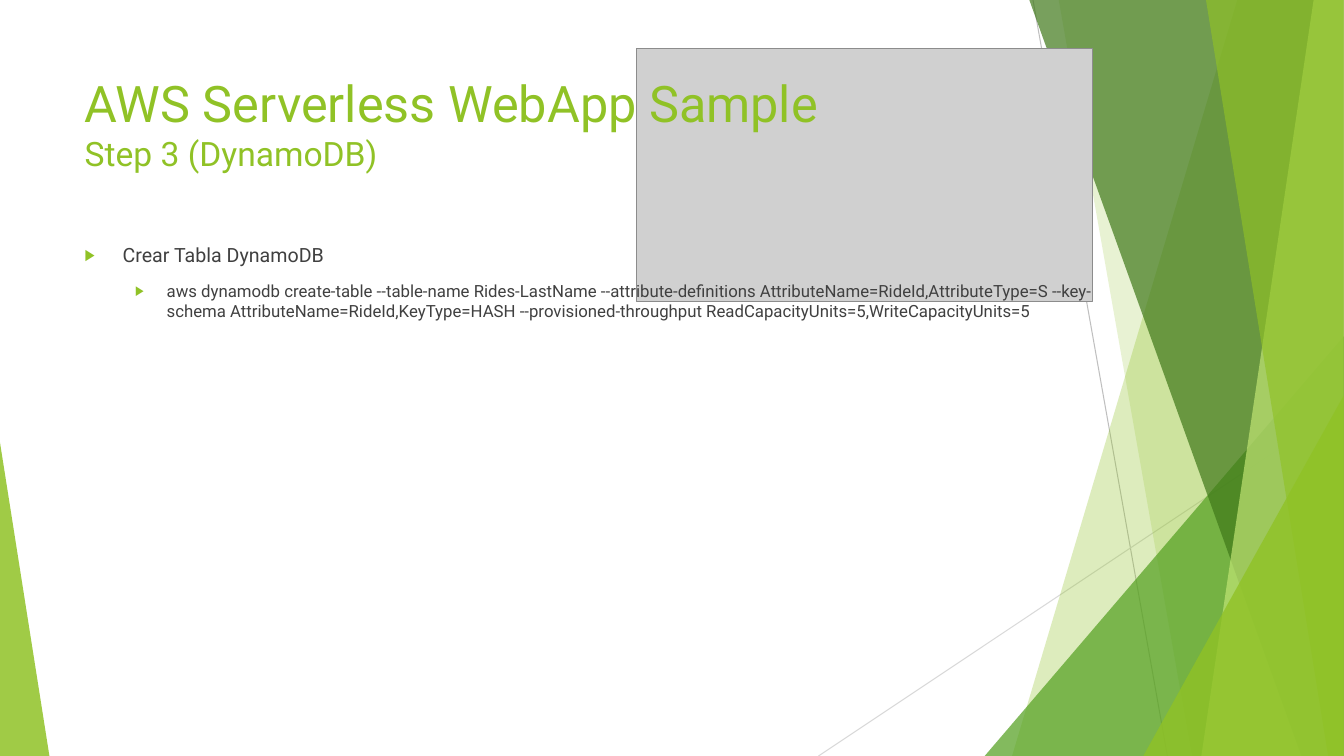
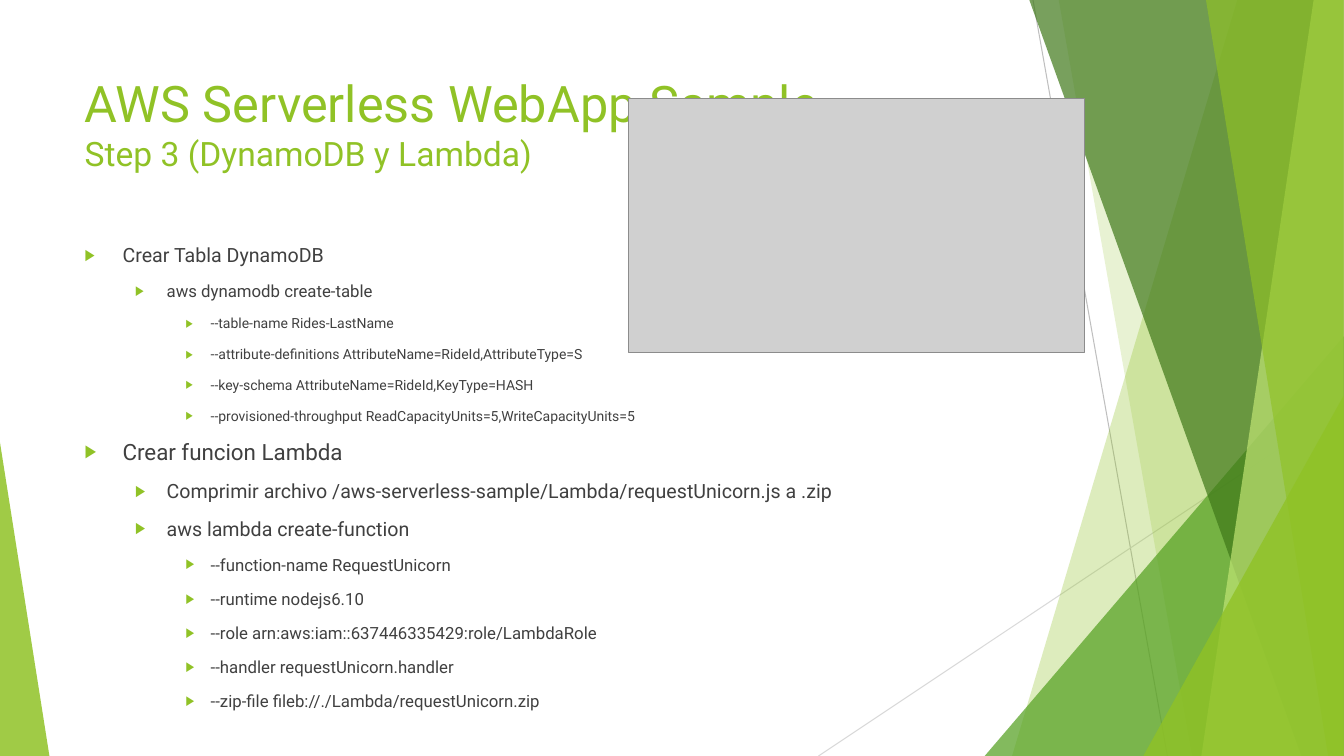
Before and after one commit to alanzam/AWS-Serverless, a slide deck: slide 24 of serverless.pptx. Drawn at 1344x756 pixels with LibreOffice and Linux fonts; fonts in the diff are those of the drawing; grey boxes stand for pictures. Boxes give left, top, right and bottom in pixels: in the first picture for what was removed or moved away, otherwise in the second. Text is boxed around its words. In the diff, an @@ line names an element or a change of style, - is before the commit and + after.

Commit message:
Update PPT

```diff
--- a/serverless.pptx
+++ b/serverless.pptx
@@ title at [85, 76, 818, 174]: text changed @@
-AWS Serverless WebApp Sample
-Step 3 (DynamoDB)
+AWS Serverless WebApp Sample
+Step 3 (DynamoDB y Lambda)
@@ picture: place and size @@
-picture at [636, 48, 1093, 302]
+picture at [628, 99, 1085, 353]
@@ text at [123, 284, 832, 711]: text changed @@
-  ▶ aws dynamodb create-table --table-name Rides-LastName --attribute-definitions AttributeName=RideId,AttributeType=S --key-schema AttributeName=RideId,KeyType=HASH --provisioned-throughput ReadCapacityUnits=5,WriteCapacityUnits=5
+  ▶ aws dynamodb create-table
+    ▶ --table-name Rides-LastName
+    ▶ --attribute-definitions AttributeName=RideId,AttributeType=S
+    ▶ --key-schema AttributeName=RideId,KeyType=HASH
+    ▶ --provisioned-throughput ReadCapacityUnits=5,WriteCapacityUnits=5
+▶ Crear funcion Lambda
+  ▶ Comprimir archivo /aws-serverless-sample/Lambda/requestUnicorn.js a .zip
+  ▶ aws lambda create-function
+    ▶ --function-name RequestUnicorn
+    ▶ --runtime nodejs6.10
+    ▶ --role arn:aws:iam::637446335429:role/LambdaRole
+    ▶ --handler requestUnicorn.handler
+    ▶ --zip-file fileb://./Lambda/requestUnicorn.zip
```
Also in this commit, not shown: 1 other slide changed, 1 slide added, 1 slide removed, 2 other files.
